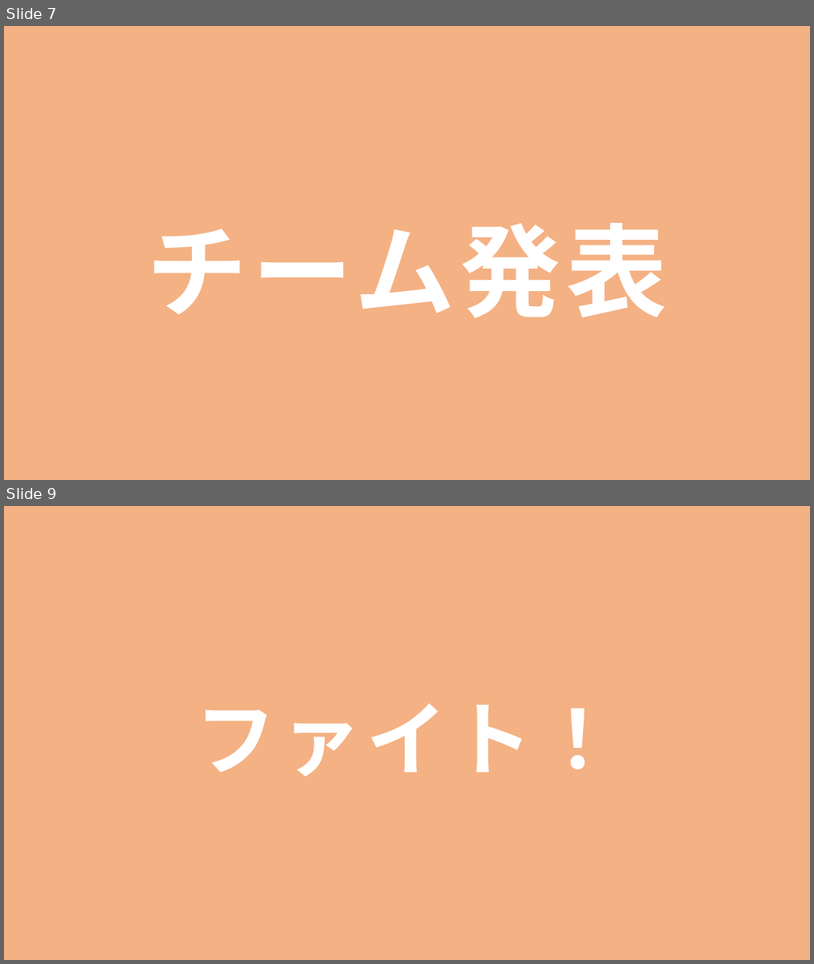
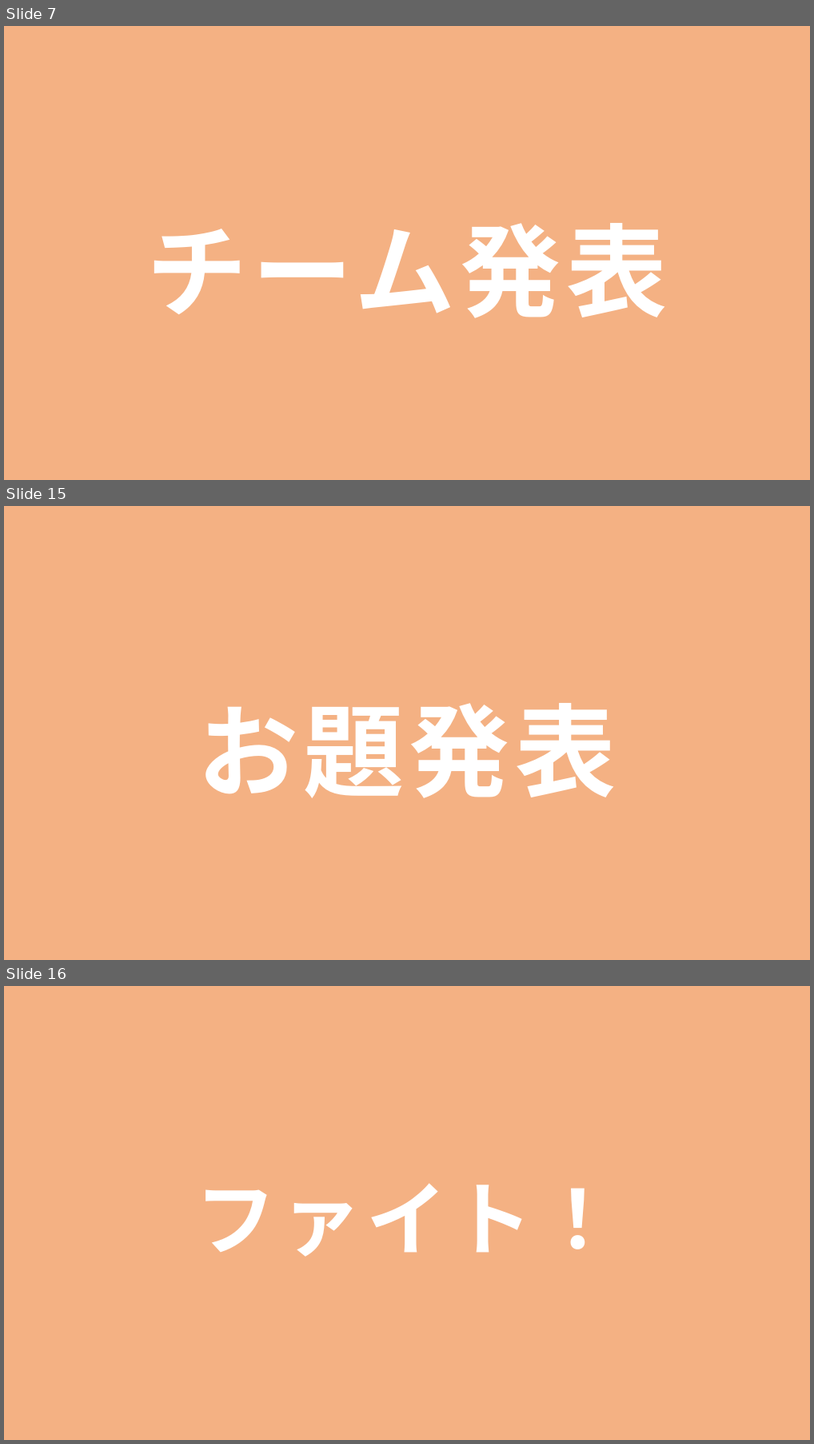
Before and after one commit to jack-app/jackhack2018_management, a slide deck: pptx/jackhack2018_opening.pptx. Shown one above the other, each under a label of ours: slides 7 and 9 before the commit, slides 7, 15 and 16 after it; the slides between them are not shown. The pictures are 814x964 and 814x1444 pixels, drawn with LibreOffice and Linux fonts; fonts in the diff are those of the drawing. Boxes give left, top, right and bottom in pixels: in the first picture for what was removed or moved away, otherwise in the second. Text is boxed around its words. In the diff, an @@ line names an element or a change of style, - is before the commit and + after.

```diff
--- a/pptx/jackhack2018_opening.pptx
+++ b/pptx/jackhack2018_opening.pptx
@@ slide 15 added at [4, 506, 810, 960], background #F4B183 @@
@@ text added at [198, 703, 616, 798], 120 pt, text #FFFFFF, bold @@
+お題発表
@@ what was slide 9 is now slide 16 @@
```
Also in this commit, not shown: 4 slides changed, 6 other slides added, 1 other file.
